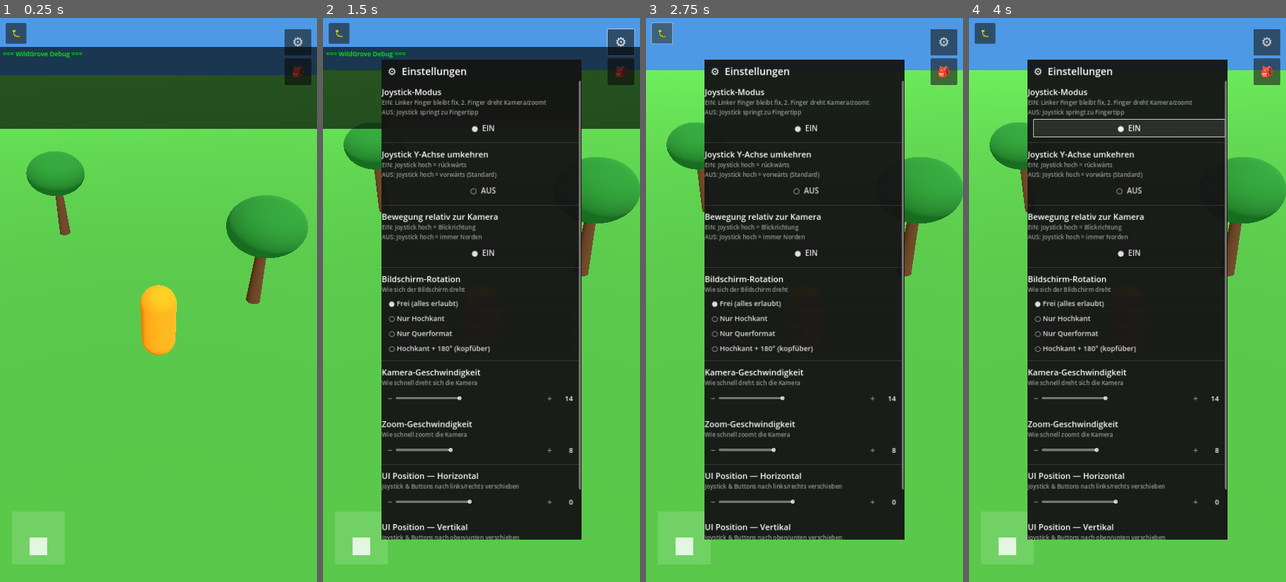
Above: before the commit, frames 1-4 (left to right).
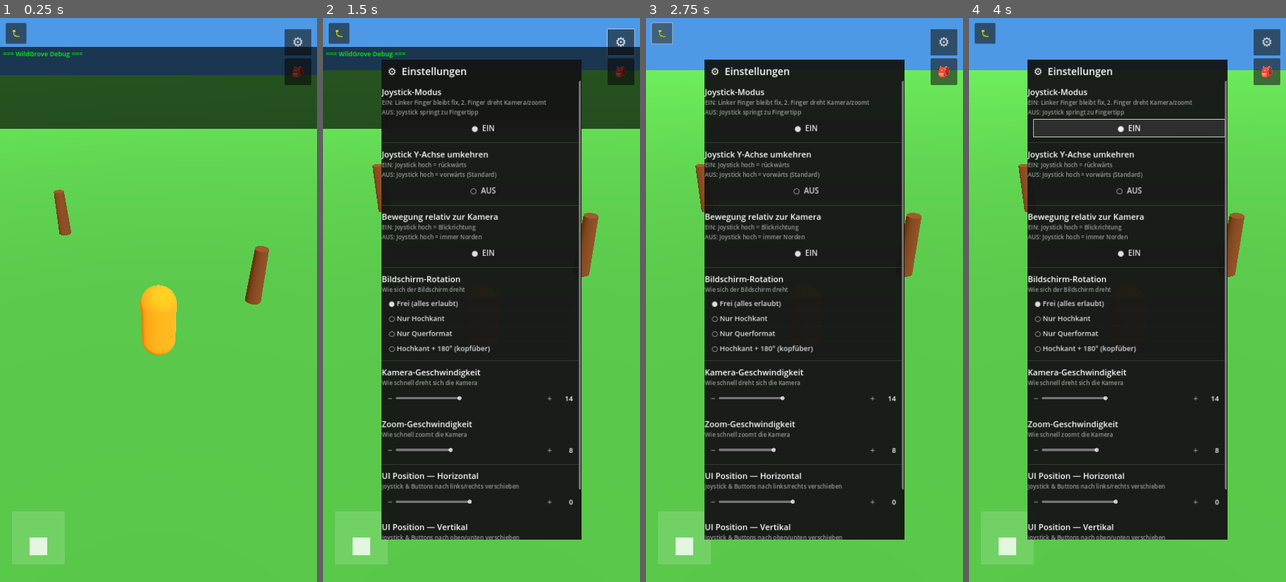
Above: after the commit, the same moments.

Repository: Pyromanga/wildgrove
Game: Godot game, scene res://scenes/Main.tscn
Same seed, same stepped clock (60 frames per second), same inputs: the game is played once before the commit and once after it.
Inputs:
- Up to frame 1 (0.25 s): no input
- Up to frame 2 (1.5 s): click "⚙" at 0.5 s; click "🎒" at 1.25 s
- Up to frame 3 (2.75 s): click "🐛" at 2 s
- Up to frame 4 (4 s): click "● EIN" at 2.75 s; click "○ AUS" at 3.5 s

The runs differ from the first frame. In frame 1, 4.0% of the frame differs, in the area x 8-98%, y 23-51%; in frame 2, 3.1%; in frame 3, 3.1%; in frame 4, 3.1%.

Commit message:
update scripts/Tree.gd

Diff:
--- a/scripts/Tree.gd
+++ b/scripts/Tree.gd
@@ -1,7 +1,5 @@
 extends Node3D
 ## Tree.gd — Interagierbarer Baum
-## Gibt Holzfällen-XP und log_normal ins Inventar
-# Test
 
 const InteractableScript := preload("res://scripts/Interactable.gd")
 
@@ -16,45 +14,36 @@
 	"willow": { "item": "log_willow", "xp": 67,  "req_level": 30, "time": 8.0,
 				"label": "Weide fällen", "color": Color(0.15, 0.55, 0.20) },
 	"maple":  { "item": "log_maple",  "xp": 100, "req_level": 45, "time": 12.0,
-				"label": "Ahorn fällen", "color": Color(0.05, 0.28, 0.08) },
+				"label": "Ahorn fällen", "color": Color(0.05, 0.25, 0.08) }
 }
 
-var _interactable: Node
 var _data: Dictionary
+var _interactable: Node3D
 
 
 func _ready() -> void:
 	_data = TREE_DATA.get(tree_type, TREE_DATA["normal"])
-	_build_mesh()
+	_build_visuals()
 	_setup_interactable()
 
 
-func _build_mesh() -> void:
-	var trunk := MeshInstance3D.new()
-	var tm := CylinderMesh.new()
-	tm.top_radius    = 0.15
-	tm.bottom_radius = 0.22
-	tm.height        = 1.8
-	trunk.mesh = tm
-	var tmat := StandardMaterial3D.new()
-	tmat.albedo_color = Color(0.35, 0.22, 0.1)
-	trunk.material_override = tmat
-	trunk.position.y = 0.9
-	add_child(trunk)
+func _build_visuals() -> void:
+	# Stamm
+	var body := StaticBody3D.new()
+	var mesh_inst := MeshInstance3D.new()
+	var cyl := CylinderMesh.new()
+	cyl.top_radius = 0.2
+	cyl.bottom_radius = 0.25
+	cyl.height = 1.8
+	mesh_inst.mesh = cyl
 
-	var crown := MeshInstance3D.new()
-	var sm := SphereMesh.new()
-	sm.radius = 1.1
-	sm.height = 1.6
-	crown.mesh = sm
-	var cmat := StandardMaterial3D.new()
-	cmat.albedo_color = _data["color"]
-	crown.material_override = cmat
-	crown.position.y = 2.5
-	add_child(crown)
+	var mat := StandardMaterial3D.new()
+	mat.albedo_color = Color(0.45, 0.24, 0.08)
+	mesh_inst.material_override = mat
+	mesh_inst.position.y = 0.9
+	body.add_child(mesh_inst)
 
-	var body := StaticBody3D.new()
-	var col  := CollisionShape3D.new()
+	var col := CollisionShape3D.new()
 	var caps := CapsuleShape3D.new()
 	caps.radius = 0.22
 	caps.height = 1.8
@@ -72,33 +61,37 @@
 	_interactable.requires_tool      = "axe"
 	_interactable.interaction_time   = _data["time"]
 	add_child(_interactable)
+
 	_interactable.interaction_completed.connect(_on_chopped)
 	_interactable.interaction_failed.connect(_on_failed)
 
 
 func _on_chopped(_src: Node3D, _result: Dictionary) -> void:
-	# Level-Check
+	# 1. Level-Check (MUSS zuerst kommen!)
 	var skill_nodes: Array = get_tree().get_nodes_in_group("skill_system")
 	if skill_nodes.size() > 0:
 		var ss: Node = skill_nodes[0]
 		if not ss.meets_requirement("woodcutting", _data["req_level"]):
-			print("[Tree] Holzfällen Level %d benötigt!" % _data["req_level"])
+			print("[Tree] Holzfällen Level %d benötigt! Du hast Level %d" % [_data["req_level"], ss.get_level("woodcutting")])
 			return
+
+		# Erst wenn das Level stimmt, gibt es XP
 		ss.add_xp("woodcutting", _data["xp"])
+	else:
+		print("[Tree] Warnung: Kein SkillSystem gefunden.")
 
-	# Item ins Inventar
+	# 2. Item ins neue Inventar-System legen
 	var inv_nodes: Array = get_tree().get_nodes_in_group("inventory_system")
 	if inv_nodes.size() > 0:
-		inv_nodes[0].add_item(_data["item"], 1)
+		var inv: Node = inv_nodes[0]
+		if inv.has_method("add_item"):
+			inv.add_item(_data["item"], 1)
+	else:
+		print("[Tree] Fehler: Kein InventorySystem in Gruppe 'inventory_system' gefunden!")
 
-	# Visuelles Feedback
-	var tween := create_tween()
-	tween.tween_property(self, "rotation:z", deg_to_rad(8),  0.1)
-	tween.tween_property(self, "rotation:z", deg_to_rad(-4), 0.1)
-	tween.tween_property(self, "rotation:z", 0.0,            0.15)
-
-	print("[Tree] %s +1, Holzfällen +%d XP" % [_data["item"], _data["xp"]])
+	# 3. Baum zerstören / entfernen
+	queue_free()
 
 
 func _on_failed(_src: Node3D, reason: String) -> void:
-	print("[Tree] ", reason)
+	print("[Tree] Interaktion fehlgeschlagen: ", reason)
